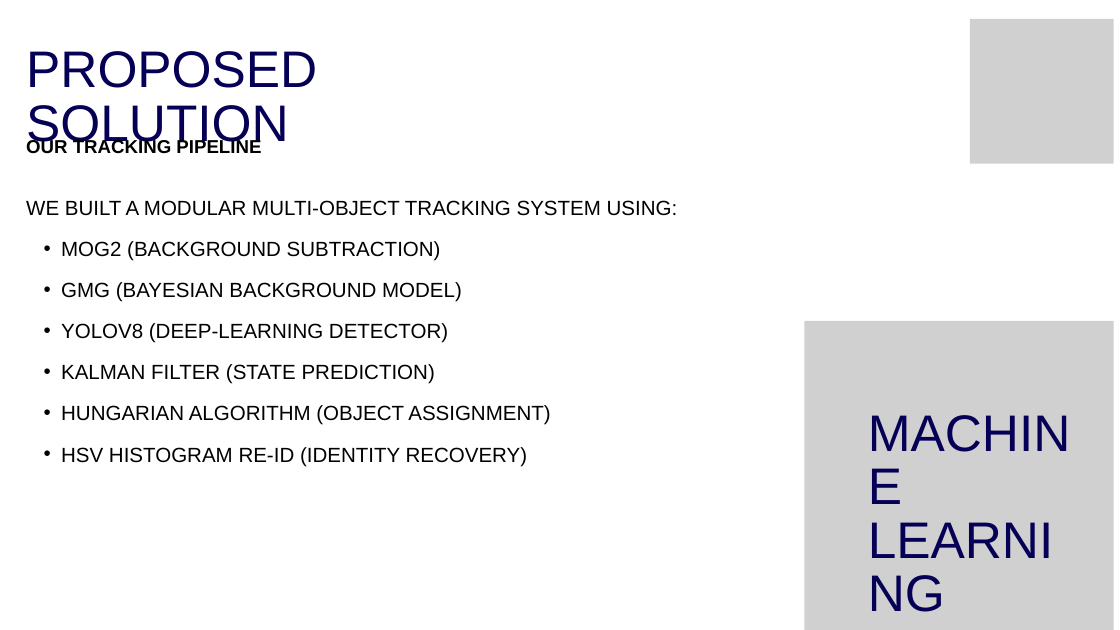
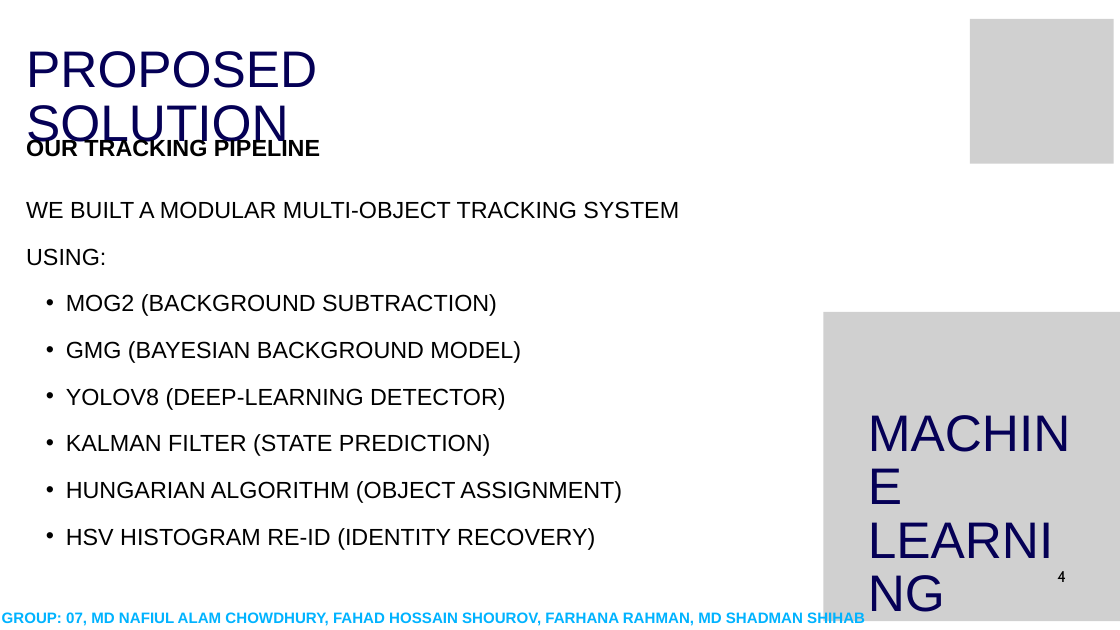
Before and after one commit to cyanide10/cse445project, a slide deck: slide 4 of other/445presentation.pptx. Drawn at 1120x630 pixels with LibreOffice and Linux fonts; fonts in the diff are those of the drawing; grey boxes stand for pictures; background and template pictures are left out. Boxes give left, top, right and bottom in pixels: in the first picture for what was removed or moved away, otherwise in the second. Text is boxed around its words. In the diff, an @@ line names an element or a change of style, - is before the commit and + after.

```diff
--- a/other/445presentation.pptx
+++ b/other/445presentation.pptx
@@ text "OUR TRACKING PIPELINE" at [26,138,320,157]: size 24 to 30 pt; line spacing 25pt to 31.2pt @@
@@ text "WE BUILT A MODULAR MULTI-OBJECT ..." at [26,201,679,550]: size 26.4 to 30 pt; line spacing 52.9pt to 60pt; indent changed @@
@@ picture: place and size @@
-picture at [804,321,1113,630]
+picture at [823,312,1120,621]
@@ text added at [1057,571,1066,582], 20 pt, text #000000 @@
+4
@@ text added at [2,611,865,627], 19.4 pt, text gradient #00B3FF to #3A459B, bold @@
+GROUP: 07, MD NAFIUL ALAM CHOWDHURY, FAHAD HOSSAIN SHOUROV, FARHANA RAHMAN, MD SHADMAN SHIHAB
```
Also in this commit, not shown: 11 other slides changed, 5 slides added, 1 slide removed.
